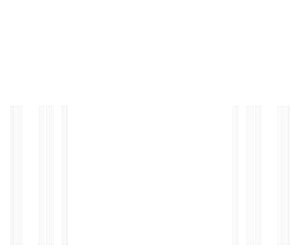
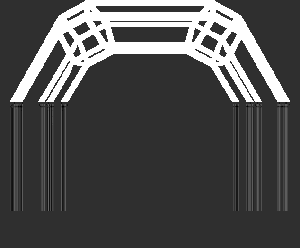
The second 300 × 248 image is a revision of the first. Changes to its layers:
moved "2.png" above "Pasted Layer" over [10, 0, 290, 102]
moved "Pasted Layer" above "Layer", painted on it over [0, 0, 300, 248]
painted on "Layer" over [0, 0, 300, 248]
